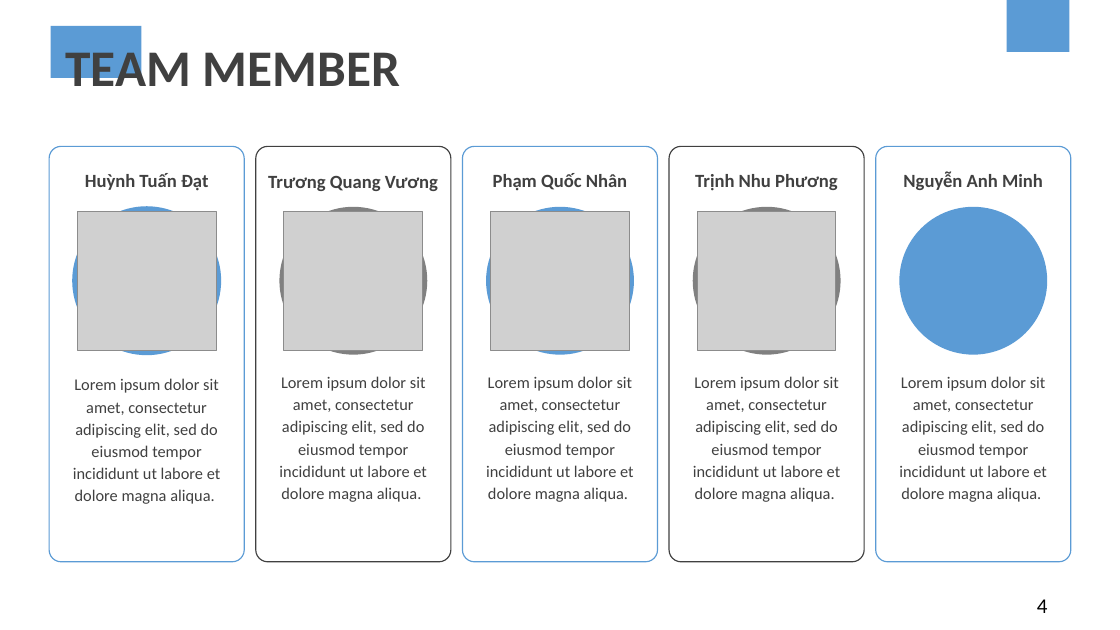
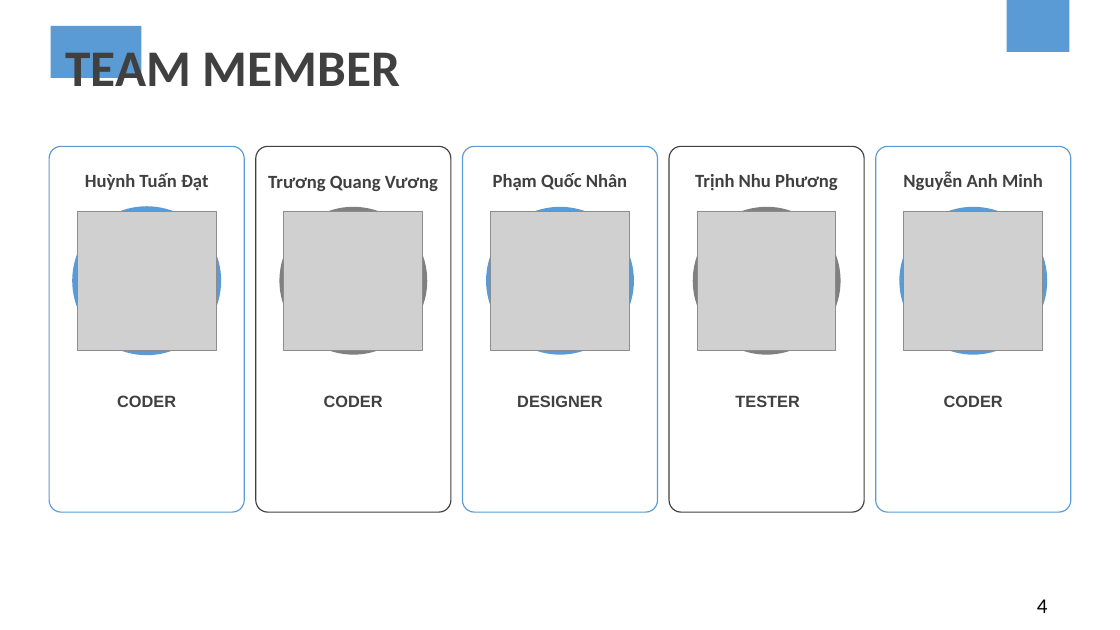
Before and after one commit to DamianHuynh/Capstone-Project, a slide deck: slide 4 of Improgress/PM-3.pptx. Drawn at 1120x630 pixels with LibreOffice and Linux fonts; fonts in the diff are those of the drawing; grey boxes stand for pictures. Boxes give left, top, right and bottom in pixels: in the first picture for what was removed or moved away, otherwise in the second. Text is boxed around its words. In the diff, an @@ line names an element or a change of style, - is before the commit and + after.

```diff
--- a/Improgress/PM-3.pptx
+++ b/Improgress/PM-3.pptx
@@ rounded rectangle: place and size @@
-rounded rectangle at bbox=[49, 146, 244, 562]
+rounded rectangle at bbox=[49, 146, 244, 512]
@@ rounded rectangle: place and size @@
-rounded rectangle at bbox=[256, 146, 451, 562]
+rounded rectangle at bbox=[256, 146, 451, 512]
@@ rounded rectangle: place and size @@
-rounded rectangle at bbox=[463, 146, 658, 562]
+rounded rectangle at bbox=[463, 146, 658, 512]
@@ rounded rectangle: place and size @@
-rounded rectangle at bbox=[670, 146, 865, 562]
+rounded rectangle at bbox=[670, 146, 865, 512]
@@ rounded rectangle: place and size @@
-rounded rectangle at bbox=[876, 146, 1071, 562]
+rounded rectangle at bbox=[876, 146, 1071, 512]
@@ picture added at bbox=[904, 212, 1043, 350] @@
@@ text removed at bbox=[73, 378, 221, 504] @@
-Lorem ipsum dolor sit amet, consectetur adipiscing elit, sed do eiusmod tempor incididunt ut labore et dolore magna aliqua.
@@ text removed at bbox=[279, 376, 427, 502] @@
-Lorem ipsum dolor sit amet, consectetur adipiscing elit, sed do eiusmod tempor incididunt ut labore et dolore magna aliqua.
@@ text removed at bbox=[486, 376, 634, 502] @@
-Lorem ipsum dolor sit amet, consectetur adipiscing elit, sed do eiusmod tempor incididunt ut labore et dolore magna aliqua.
@@ text removed at bbox=[693, 376, 841, 502] @@
-Lorem ipsum dolor sit amet, consectetur adipiscing elit, sed do eiusmod tempor incididunt ut labore et dolore magna aliqua.
@@ text added at bbox=[117, 395, 176, 407], 14 pt, text #404040, bold @@
+CODER
@@ text added at bbox=[324, 395, 383, 407], 14 pt, text #404040, bold @@
+CODER
@@ text added at bbox=[517, 395, 602, 407], 14 pt, text #404040, bold @@
+DESIGNER
@@ text added at bbox=[735, 395, 799, 407], 14 pt, text #404040, bold @@
+TESTER
@@ text at bbox=[944, 395, 1003, 407]: text changed; font Calibri to Arial; bold on @@
-Lorem ipsum dolor sit amet, consectetur adipiscing elit, sed do eiusmod tempor incididunt ut labore et dolore magna aliqua.
+CODER
```
Also in this commit, not shown: 6 other slides changed, 1 slide added, 2 slides removed.
